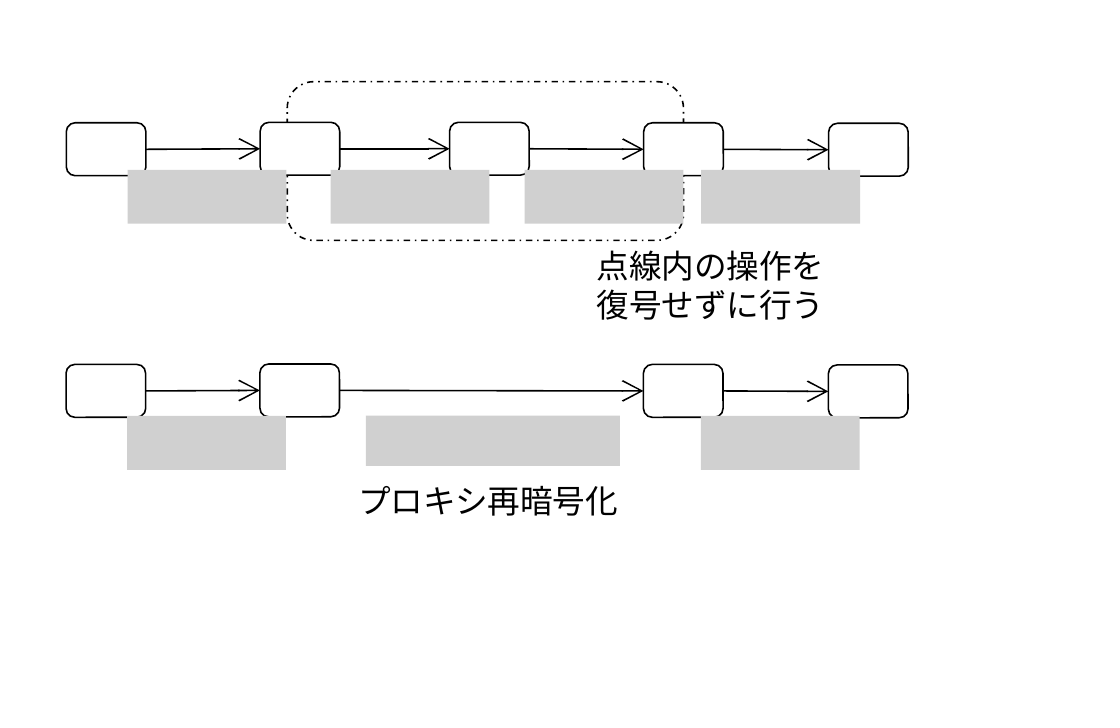
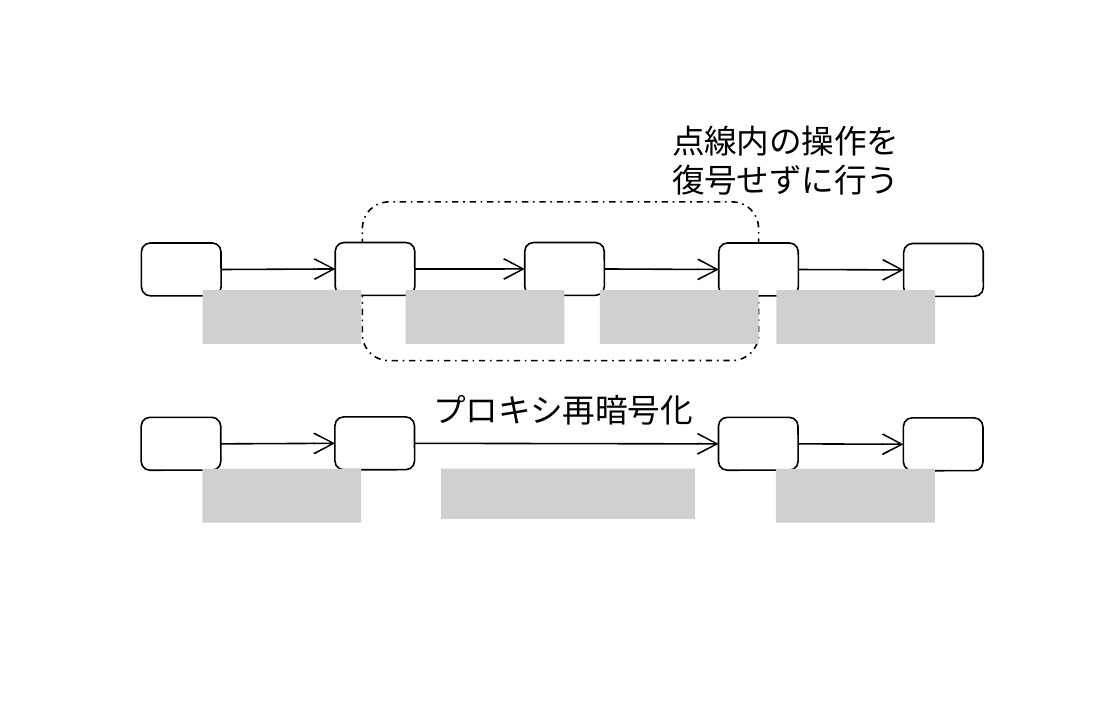
Before and after one commit to herumi/ango-src, a slide deck: slide 1 of img/proxy.pptx. Drawn at 1120x728 pixels with LibreOffice and Linux fonts; fonts in the diff are those of the drawing; grey boxes stand for pictures. Boxes give left, top, right and bottom in pixels: in the first picture for what was removed or moved away, otherwise in the second. Text is boxed around its words. In the diff, an @@ line names an element or a change of style, - is before the commit and + after.

```diff
--- a/img/proxy.pptx
+++ b/img/proxy.pptx
@@ text "点線内の操作を 復号せずに行う": place and size @@
-text "点線内の操作を 復号せずに行う" at [597, 250, 824, 320]
+text "点線内の操作を 復号せずに行う" at [672, 125, 899, 195]
@@ picture removed at [128, 170, 287, 224] @@
@@ picture removed at [332, 170, 491, 224] @@
@@ picture removed at [524, 170, 683, 224] @@
@@ picture removed at [701, 170, 860, 224] @@
@@ 6 rounded rectangles, 4 arrows: place and size @@
-6 rounded rectangles, 4 arrows at [67, 83, 909, 242]
+6 rounded rectangles, 4 arrows at [141, 202, 983, 361]
@@ picture added at [204, 291, 363, 345] @@
@@ picture added at [405, 291, 564, 345] @@
@@ picture added at [600, 291, 759, 345] @@
@@ picture added at [777, 291, 936, 345] @@
@@ text "プロキシ再暗号化": place and size @@
-text "プロキシ再暗号化" at [358, 485, 618, 516]
+text "プロキシ再暗号化" at [433, 394, 693, 425]
@@ picture removed at [128, 417, 287, 470] @@
@@ picture removed at [365, 417, 618, 466] @@
@@ picture removed at [701, 417, 860, 470] @@
@@ 2 rounded rectangles, 1 arrow: place and size @@
-2 rounded rectangles, 1 arrow at [67, 365, 829, 419]
+2 rounded rectangles, 1 arrow at [141, 417, 903, 470]
@@ 2 rounded rectangles, 2 arrows: place and size @@
-2 rounded rectangles, 2 arrows at [146, 363, 909, 419]
+2 rounded rectangles, 2 arrows at [222, 417, 983, 473]
@@ picture added at [202, 468, 361, 522] @@
@@ picture added at [441, 468, 694, 517] @@
@@ picture added at [775, 468, 934, 522] @@
```
Also in this commit, not shown: 10 other files.
